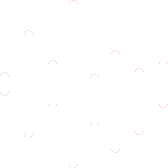
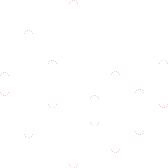
Comparing the layer stacks of the two 168 x 168 images. Changes:
renamed "P" to "W", painted on it over (111, 50, 120, 54)
painted on "www.noisli.com_playlists(iPhone 12 Pro).png" over (90, 50, 144, 99)
